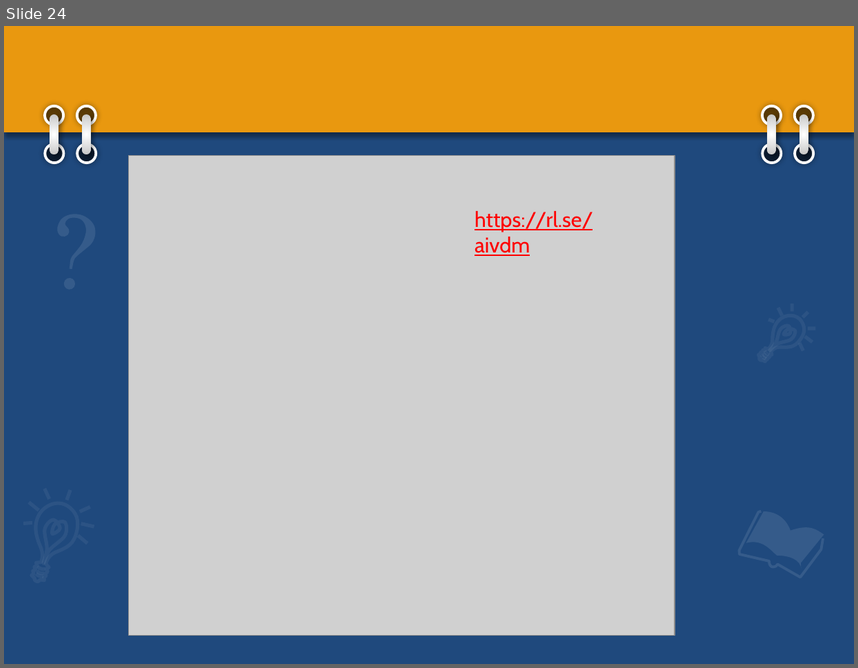
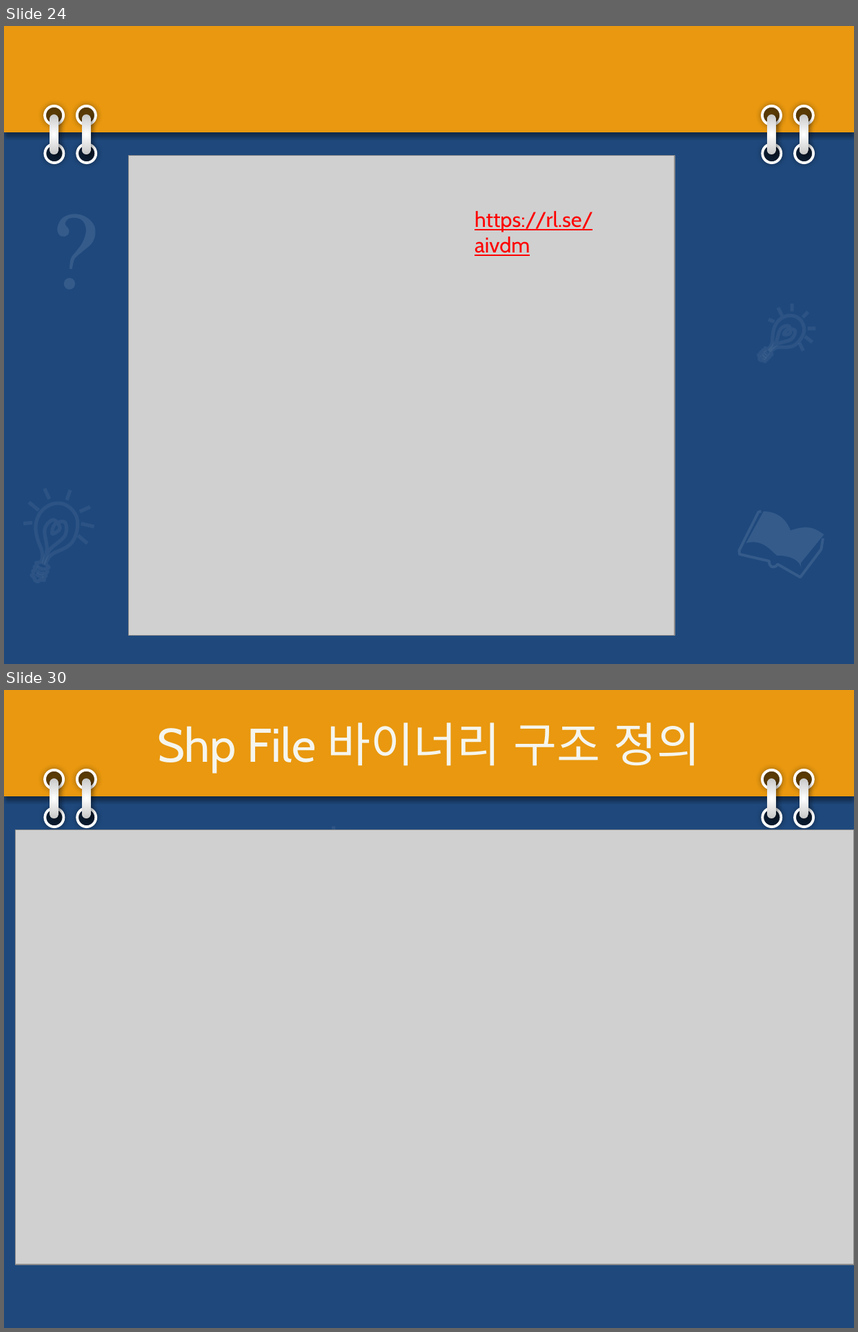
Before and after one commit to aliasgis/uostech, a slide deck: 측량정보공학특론.pptx. Shown one above the other, each under a label of ours: slide 24 before the commit, slides 24 and 30 after it; the slides between them are not shown. The pictures are 858x668 and 858x1332 pixels, drawn with LibreOffice and Linux fonts; fonts in the diff are those of the drawing; grey boxes stand for pictures. Boxes give left, top, right and bottom in pixels: in the first picture for what was removed or moved away, otherwise in the second. Text is boxed around its words. In the diff, an @@ line names an element or a change of style, - is before the commit and + after.

```diff
--- a/측량정보공학특론.pptx
+++ b/측량정보공학특론.pptx
@@ slide 30 added at (4, 690, 854, 1328), background #FFFFFF; not listed: 14 template elements that a slide beside it also shows @@
@@ title added at (157, 722, 701, 772), 40 pt, text #F5F5EE @@
+Shp File 바이너리 구조 정의
@@ picture added at (15, 830, 854, 1265) @@
@@ freeform shape added at (318, 831, 358, 896), outline #FFFFFF 3 pt @@
@@ line added from (335, 834) to (333, 826), #FFFFFF 3 pt @@
@@ line added from (351, 830) to (346, 836), #FFFFFF 3 pt @@
```
Also in this commit, not shown: 6 other slides added, 7 other files.
